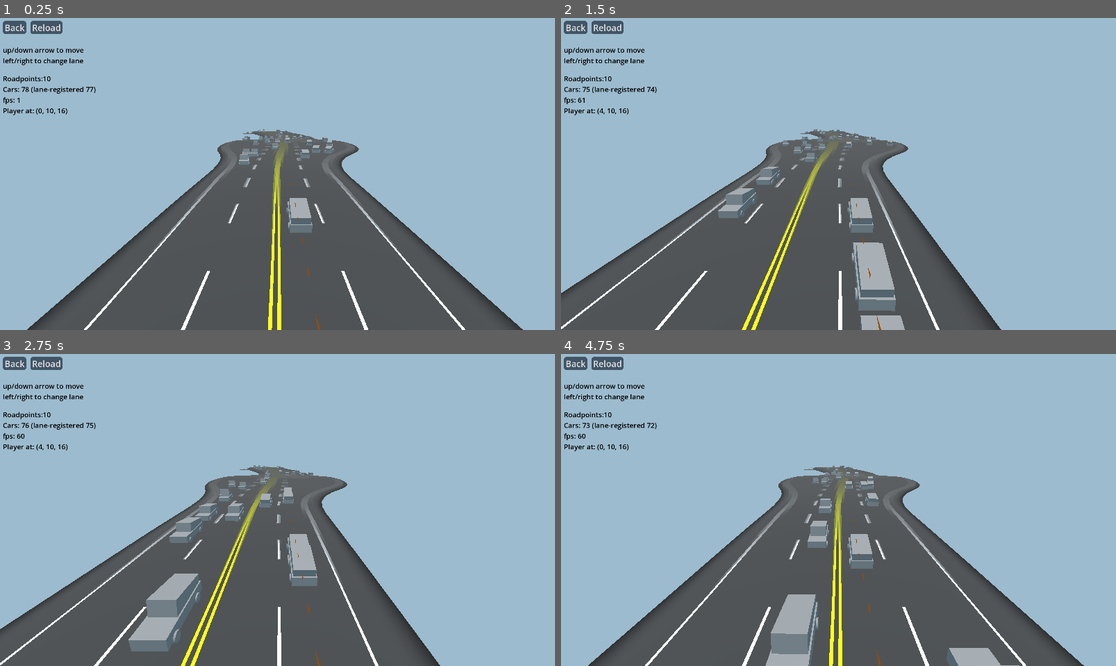
Above: before the commit, frames 1-4 (two rows, left to right).
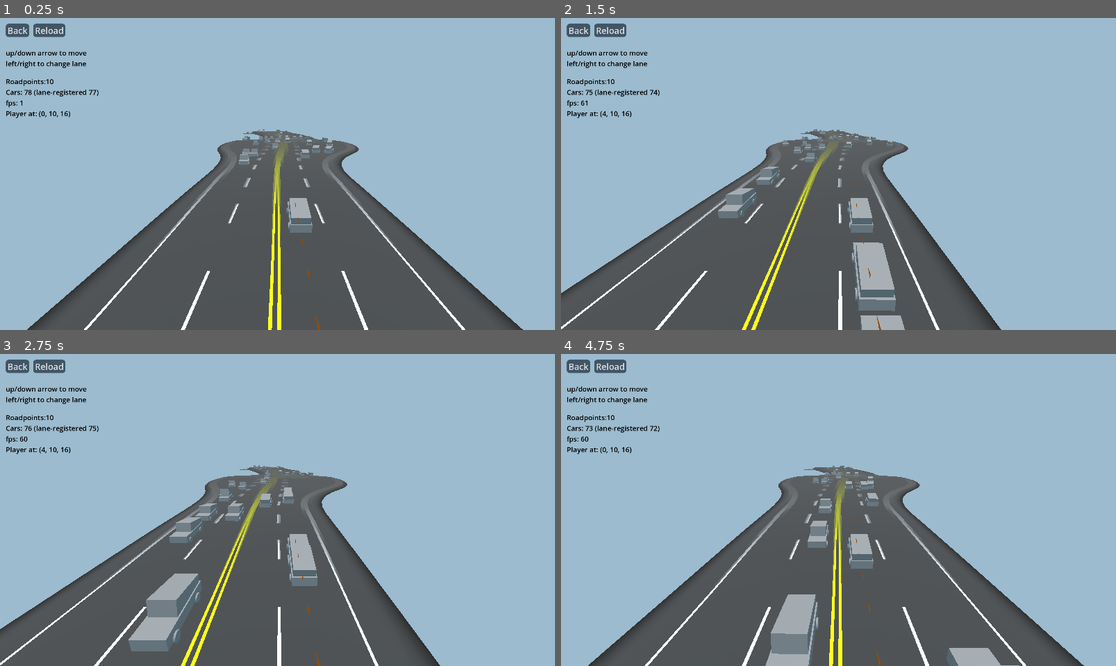
Above: after the commit, the same moments.

Repository: TheDuckCow/godot-road-generator
Game: Godot game, scene res://road_demos/procedural_generator/procedural_generator.tscn
Two runs of this game, one before a commit and one after it. Both use one fixed random seed, a clock stepped at 60 frames per second and the inputs below. This scene is started directly instead of the project's main scene.
Inputs (mouse positions are in pixels of both pictures, inside the frame that each line leads up to):
- Up to frame 1 (0.25 s): no input
- Up to frame 2 (1.5 s): tap Enter at 0.5 s; move the mouse to (960, 158) at 0.52 s; hold Right (ui_right) 0.53-1.25 s; hold Shift 0.53-1.25 s; click (960, 158) at 0.67 s; drag from (727, 189) to (810, 236) at 1.27 s
- Up to frame 3 (2.75 s): move the mouse to (333, 441) at 2.02 s; hold Right (ui_right) from 2.03 s (still down); tap Ctrl at 2.1 s
- Up to frame 4 (4.75 s): release Right (ui_right) at 2.75 s; drag from (810, 572) to (672, 463) at 2.77 s; move the mouse to (1005, 556) at 3.52 s; hold Left (ui_left) 3.53-4.25 s; hold Alt 3.53-4.25 s; drag from (672, 463) to (755, 432) at 4.27 s

The runs differ from the first frame. In frame 1, 1.3% of the frame differs, in the area x 0-18%, y 0-33%; in frame 2, 1.3%; in frame 3, 1.3%; in frame 4, 1.4%.

Commit message:
Minor updates to demo UIs for consistent back placement

Diff:
--- a/road_demos/navigation/astar_lane_graph.tscn
+++ b/road_demos/navigation/astar_lane_graph.tscn
@@ -399,13 +399,12 @@
 
 [node name="UI" type="Control" parent="."]
 layout_mode = 3
-anchors_preset = 15
 anchor_right = 1.0
 anchor_bottom = 1.0
-offset_left = 10.0
-offset_top = 10.0
-offset_right = -10.0
-offset_bottom = -10.0
+offset_left = 20.0
+offset_top = 20.0
+offset_right = -20.0
+offset_bottom = -20.0
 grow_horizontal = 2
 grow_vertical = 2
 mouse_filter = 2
--- a/road_demos/procedural_generator/procedural_generator.tscn
+++ b/road_demos/procedural_generator/procedural_generator.tscn
@@ -80,13 +80,12 @@
 
 [node name="UI" type="Control" parent="."]
 layout_mode = 3
-anchors_preset = 15
 anchor_right = 1.0
 anchor_bottom = 1.0
-offset_left = 10.0
-offset_top = 10.0
-offset_right = -10.0
-offset_bottom = -10.0
+offset_left = 20.0
+offset_top = 20.0
+offset_right = -20.0
+offset_bottom = -20.0
 grow_horizontal = 2
 grow_vertical = 2
 theme = ExtResource("9_055ar")
--- a/road_demos/road_museum/road_museum.tscn
+++ b/road_demos/road_museum/road_museum.tscn
@@ -39,9 +39,9 @@
 [sub_resource type="Resource" id="Resource_ansse"]
 script = ExtResource("11_hm2jj")
 
-[sub_resource type="Curve3D" id="Curve3D_0v5t6"]
+[sub_resource type="Curve3D" id="Curve3D_5vw3u"]
 _data = {
-"points": PackedVector3Array(0, 0, 0, 0, 0, 16.1037, -8.2, 0, 0, 4.3721e-07, 0, -4.89011, -34.8453, 0, 24.4224, -7.62224, 0, 42.5478),
+"points": PackedVector3Array(0, 0, 0, 0, 0, 16.0769, -6.2, 0, 0, 0, 0, -4.91692, -34.8453, 0, 24.4224, -5.62221, 0, 42.5478),
 "tilts": PackedFloat32Array(0, 0)
 }
 point_count = 2
@@ -49,38 +49,38 @@
 [sub_resource type="StandardMaterial3D" id="StandardMaterial3D_stsme"]
 albedo_color = Color(0.137725, 0.260995, 0.142001, 1)
 
-[sub_resource type="Curve3D" id="Curve3D_twfvw"]
+[sub_resource type="Curve3D" id="Curve3D_l4jy4"]
 _data = {
-"points": PackedVector3Array(0, 0, 0, 0, 0, 15.8839, 8.2, 0, 0, 4.5686e-07, 0, -5.10989, -34.8453, 0, 24.4224, 8.77776, 0, 42.5478),
+"points": PackedVector3Array(0, 0, 0, 0, 0, 15.8571, 10.2, 0, 0, 0, 0, -5.13669, -34.8453, 0, 24.4224, 10.7778, 0, 42.5478),
 "tilts": PackedFloat32Array(0, 0)
 }
 point_count = 2
 
-[sub_resource type="Curve3D" id="Curve3D_g4q54"]
+[sub_resource type="Curve3D" id="Curve3D_ehsx3"]
 _data = {
-"points": PackedVector3Array(0, 0, 0, 0, 0, 15.9938, 0, 0, 0, 4.47035e-07, 0, -5, -34.8453, 0, 24.4224, 0.577759, 0, 42.5478),
+"points": PackedVector3Array(0, 0, 0, 0, 0, 15.9938, 0, 0, 0, 0, 0, -5, -34.8453, 0, 24.4224, 0.577789, 0, 42.5478),
 "tilts": PackedFloat32Array(0, 0)
 }
 point_count = 2
 
-[sub_resource type="Curve3D" id="Curve3D_xpv3c"]
+[sub_resource type="Curve3D" id="Curve3D_rpgj5"]
 _data = {
-"points": PackedVector3Array(0, 0, 0, 0, 0, 34.5836, -8.2, -2.44379e-07, 0, 23.0895, -16.3907, 10.591, 19.3417, -21.9194, 79.8574, -54.4258, 11.7548, 54.1993),
-"tilts": PackedFloat32Array(-2.98023e-08, -0.195835)
+"points": PackedVector3Array(0, 0, 0, 4.12268e-06, 4.12268e-06, 34.5836, -8.2, 5.37634e-06, -9.77516e-07, 24.4836, -17.3803, 11.2304, 19.3418, -21.9194, 79.8571, -54.997, 12.1602, 56.0724),
+"tilts": PackedFloat32Array(6.97654e-07, -0.206548)
 }
 point_count = 2
 
-[sub_resource type="Curve3D" id="Curve3D_drr63"]
+[sub_resource type="Curve3D" id="Curve3D_jqmwt"]
 _data = {
-"points": PackedVector3Array(0, 0, 0, 0, 0, 40.132, 8.2, 2.44379e-07, 0, 34.5218, -24.5062, 15.8349, 19.3417, -21.9194, 79.8574, -59.1108, 15.0805, 69.56),
-"tilts": PackedFloat32Array(-2.98023e-08, -0.152803)
+"points": PackedVector3Array(0, 0, 0, 4.78411e-06, 4.78411e-06, 40.132, 8.2, -5.37634e-06, 9.77516e-07, 35.916, -25.4959, 16.4743, 19.3418, -21.9194, 79.8571, -59.6819, 15.486, 71.4331),
+"tilts": PackedFloat32Array(6.97654e-07, -0.161082)
 }
 point_count = 2
 
-[sub_resource type="Curve3D" id="Curve3D_0hx1t"]
+[sub_resource type="Curve3D" id="Curve3D_g106h"]
 _data = {
-"points": PackedVector3Array(0, 0, 0, 0, 0, 37.3578, 0, 0, 0, 28.8056, -20.4484, 13.2129, 19.3417, -21.9194, 79.8574, -56.7683, 13.4176, 61.8797),
-"tilts": PackedFloat32Array(-2.98023e-08, -0.17078)
+"points": PackedVector3Array(0, 0, 0, 4.4534e-06, 4.4534e-06, 37.3578, 0, 0, 0, 28.8056, -20.4484, 13.2129, 19.3418, -21.9194, 79.8571, -56.7681, 13.4175, 61.8795),
+"tilts": PackedFloat32Array(6.97654e-07, -0.170778)
 }
 point_count = 2
 
@@ -650,6 +650,7 @@
 [node name="DecorationsDemo" type="Node3D" parent="RoadManager"]
 transform = Transform3D(1, 0, 0, 0, 1, 0, 0, 0, 1, 600, 0, 0)
 script = ExtResource("2_pgtsv")
+use_lowpoly_preview = true
 create_edge_curves = true
 edge_containers = Array[NodePath]([NodePath(""), NodePath("")])
 edge_rp_targets = Array[NodePath]([NodePath(""), NodePath("")])
@@ -664,6 +665,7 @@
 lanes = Array[int]([5, 4, 2])
 next_mag = 30.0195
 gutter_profile = Vector2(0.2, 0)
+alignment = 1
 prior_pt_init = NodePath("../RP_002")
 
 [node name="RP_002" type="Node3D" parent="RoadManager/DecorationsDemo"]
@@ -674,11 +676,12 @@
 prior_mag = 37.7158
 next_mag = 15.9938
 gutter_profile = Vector2(0.2, 0)
+alignment = 1
 prior_pt_init = NodePath("../RP_003")
 next_pt_init = NodePath("../RP_001")
 
 [node name="edge_R" type="Path3D" parent="RoadManager/DecorationsDemo/RP_002"]
-curve = SubResource("Curve3D_0v5t6")
+curve = SubResource("Curve3D_5vw3u")
 metadata/_edit_lock_ = true
 
 [node name="barrier" parent="RoadManager/DecorationsDemo/RP_002/edge_R" instance=ExtResource("17_7n47g")]
@@ -699,7 +702,7 @@
 material = SubResource("StandardMaterial3D_stsme")
 
 [node name="edge_F" type="Path3D" parent="RoadManager/DecorationsDemo/RP_002"]
-curve = SubResource("Curve3D_twfvw")
+curve = SubResource("Curve3D_l4jy4")
 metadata/_edit_lock_ = true
 
 [node name="barrier" parent="RoadManager/DecorationsDemo/RP_002/edge_F" instance=ExtResource("17_7n47g")]
@@ -720,7 +723,7 @@
 material = SubResource("StandardMaterial3D_stsme")
 
 [node name="edge_C" type="Path3D" parent="RoadManager/DecorationsDemo/RP_002"]
-curve = SubResource("Curve3D_g4q54")
+curve = SubResource("Curve3D_ehsx3")
 metadata/_edit_lock_ = true
 
 [node name="RP_003" type="Node3D" parent="RoadManager/DecorationsDemo"]
@@ -734,7 +737,7 @@
 next_pt_init = NodePath("../RP_002")
 
 [node name="edge_R" type="Path3D" parent="RoadManager/DecorationsDemo/RP_003"]
-curve = SubResource("Curve3D_xpv3c")
+curve = SubResource("Curve3D_rpgj5")
 metadata/_edit_lock_ = true
 
 [node name="barrier" parent="RoadManager/DecorationsDemo/RP_003/edge_R" instance=ExtResource("17_7n47g")]
@@ -755,7 +758,7 @@
 material = SubResource("StandardMaterial3D_stsme")
 
 [node name="edge_F" type="Path3D" parent="RoadManager/DecorationsDemo/RP_003"]
-curve = SubResource("Curve3D_drr63")
+curve = SubResource("Curve3D_jqmwt")
 metadata/_edit_lock_ = true
 
 [node name="barrier" parent="RoadManager/DecorationsDemo/RP_003/edge_F" instance=ExtResource("17_7n47g")]
@@ -776,5 +779,5 @@
 material = SubResource("StandardMaterial3D_stsme")
 
 [node name="edge_C" type="Path3D" parent="RoadManager/DecorationsDemo/RP_003"]
-curve = SubResource("Curve3D_0hx1t")
+curve = SubResource("Curve3D_g106h")
 metadata/_edit_lock_ = true
